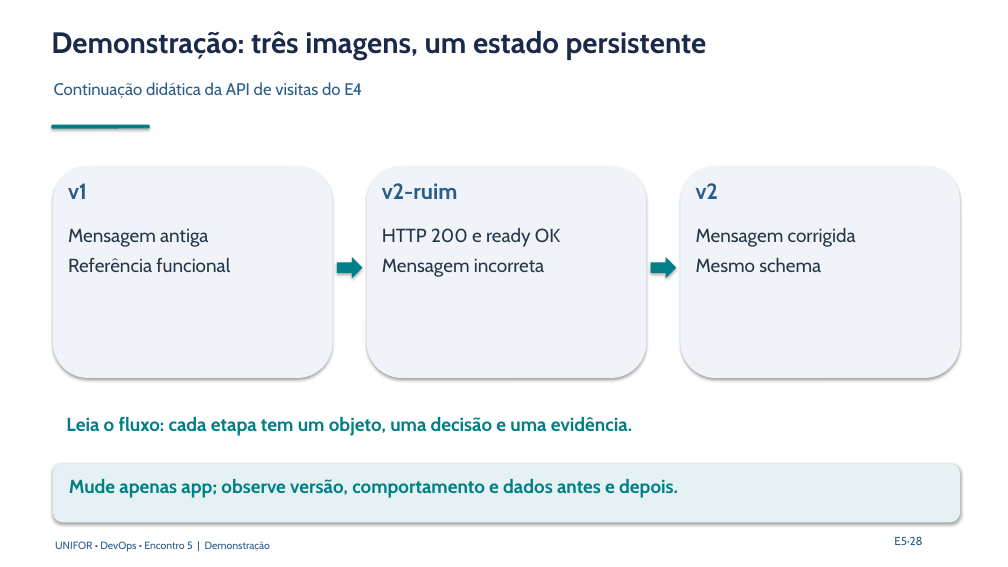
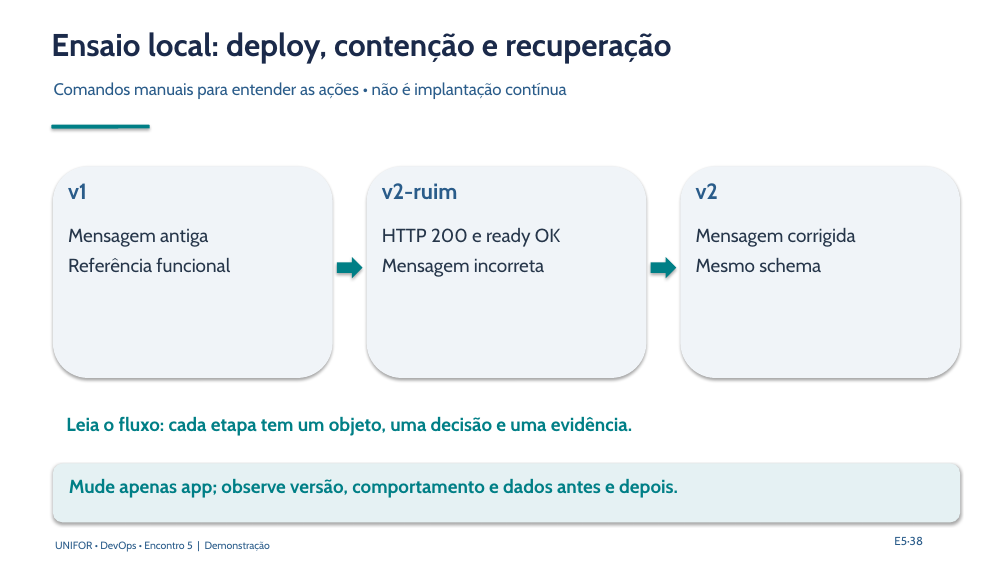
Before and after one commit to unifor-docente/desenvolvimento-software-integrado-devops, a slide deck: slide 105 of Slides/Desenvolvimento de Software Integrado - DevOps - Guia de Aula.pptx (slide 95 before the commit). Drawn at 1008x567 pixels with LibreOffice and Linux fonts; fonts in the diff are those of the drawing. Boxes give left, top, right and bottom in pixels: in the first picture for what was removed or moved away, otherwise in the second. Text is boxed around its words. In the diff, an @@ line names an element or a change of style, - is before the commit and + after.

```diff
--- a/Slides/Desenvolvimento de Software Integrado - DevOps - Guia de Aula.pptx
+++ b/Slides/Desenvolvimento de Software Integrado - DevOps - Guia de Aula.pptx
@@ text at bbox=[51, 32, 671, 63]: text changed; size 28.1 to 30 pt @@
-Demonstração: três imagens, um estado persistente
+Ensaio local: deploy, contenção e recuperação
@@ text at bbox=[54, 82, 566, 99]: text changed @@
-Continuação didática da API de visitas do E4
+Comandos manuais para entender as ações • não é implantação contínua
@@ text at bbox=[894, 536, 923, 545]: text changed @@
-E5·28
+E5·38
```
Also in this commit, not shown: 48 other slides changed, 10 slides added, 22 other files.
